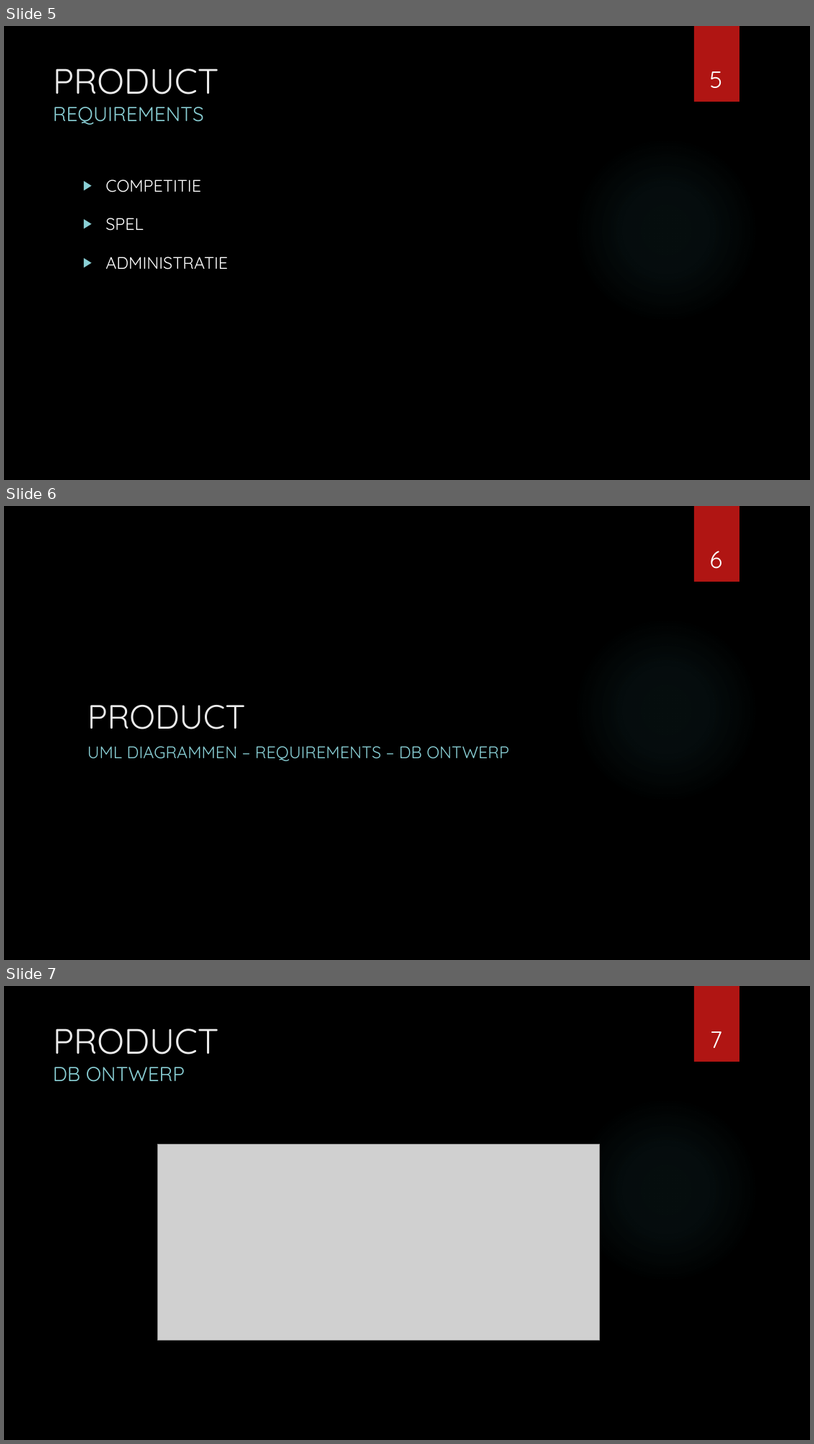
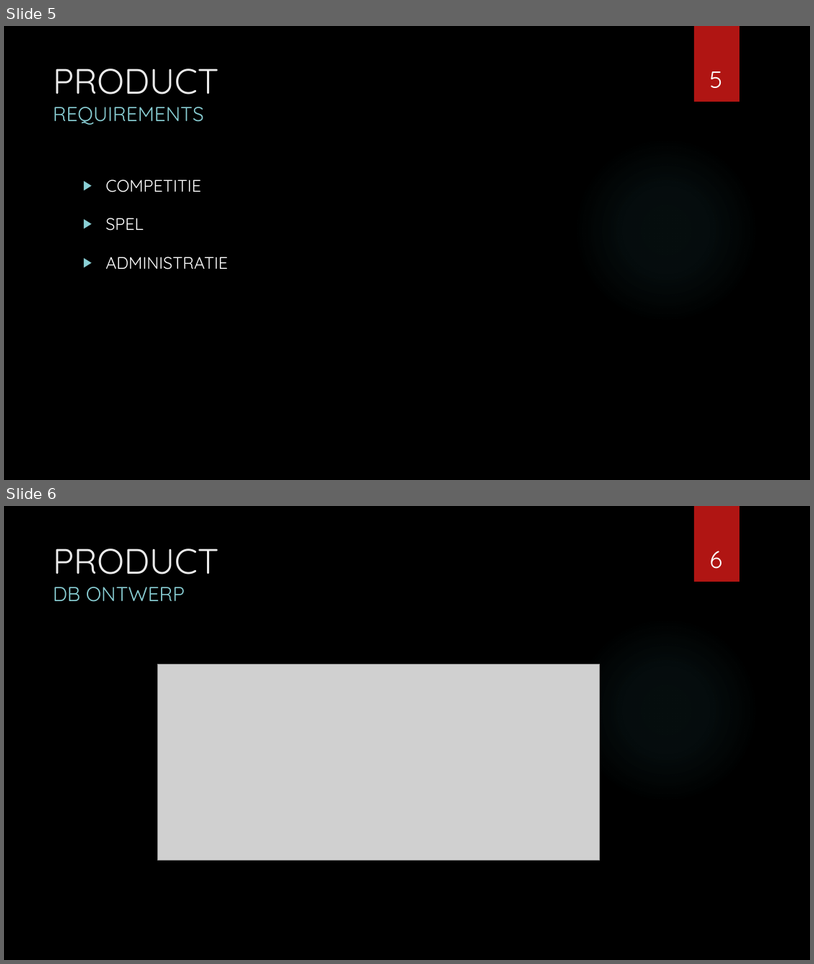
Before and after one commit to War0n/Empty-Backpack, a slide deck: Presentatie/EMPTYBACKPACK 1.pptx. Shown one above the other, each under a label of ours: slides 5, 6 and 7 before the commit, slides 5 and 6 after it. The pictures are 814x1444 and 814x964 pixels, drawn with LibreOffice and Linux fonts; fonts in the diff are those of the drawing; grey boxes stand for pictures; background and template pictures are left out. Boxes give left, top, right and bottom in pixels: in the first picture for what was removed or moved away, otherwise in the second. Text is boxed around its words. In the diff, an @@ line names an element or a change of style, - is before the commit and + after.

Commit message:
Er stond een gedupliceerde slide in!

```diff
--- a/Presentatie/EMPTYBACKPACK 1.pptx
+++ b/Presentatie/EMPTYBACKPACK 1.pptx
@@ slide 6 removed at (4, 506, 810, 960), background picture (left out); not listed: 2 template elements that a slide beside it also shows @@
@@ page number removed at (710, 551, 723, 569) @@
-6
@@ title removed at (88, 705, 246, 729) @@
-PRODUCT
@@ text removed at (88, 746, 509, 761) @@
-UML DIAGRAMMEN – REQUIREMENTS – DB ONTWERP
@@ what was slide 7 is now slide 6 @@
@@ page number at (710, 551, 723, 569): text changed @@
-7
+6
```
